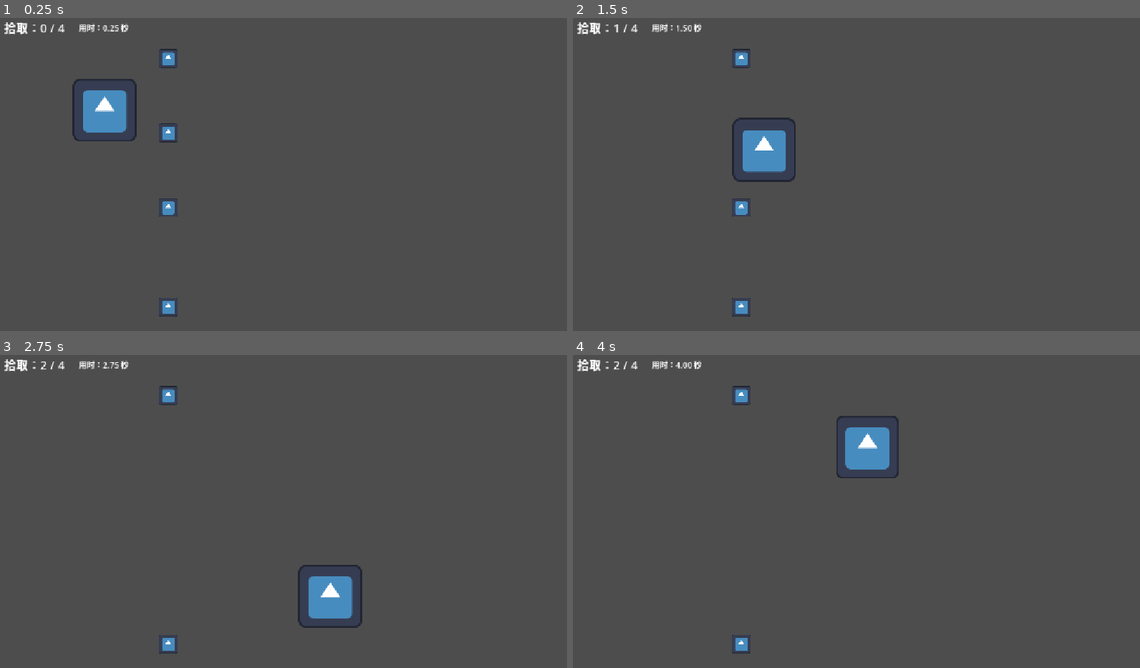
Above: before the commit, frames 1-4 (two rows, left to right).
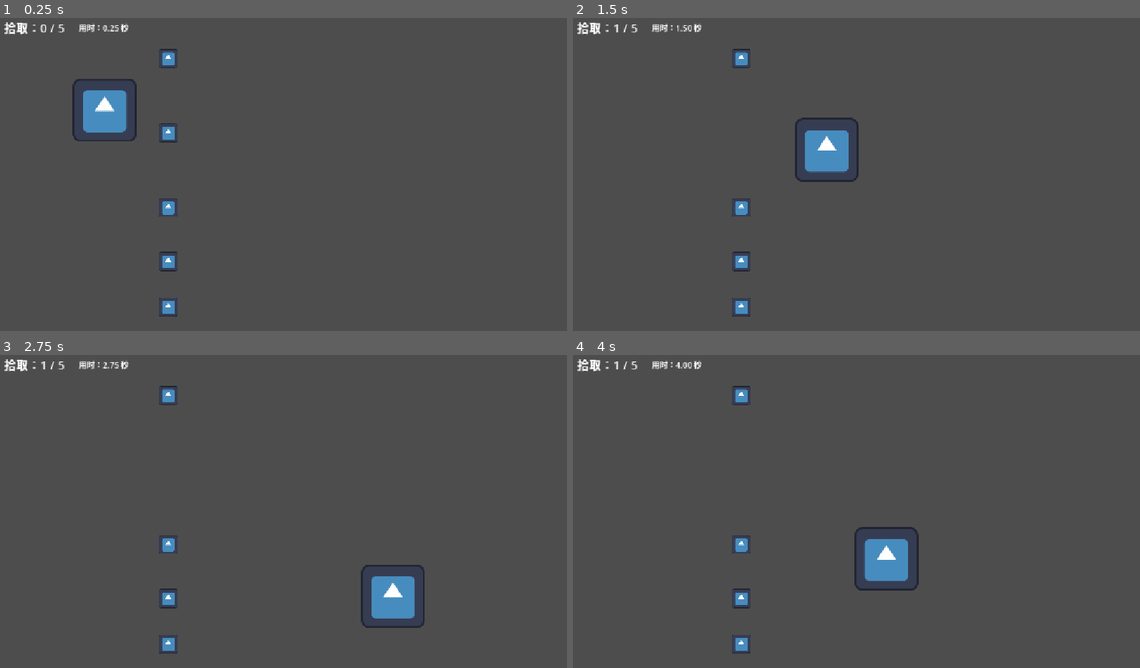
Above: after the commit, the same moments.

Repository: itljc/roguelite-lab
Game: Godot game, scene res://Scene/main.tscn
The game is run twice, just before and just after one commit, with the same random seed, the same clock (stepped at 60 frames per second) and the same inputs. The engine's default icon, where the game draws it, is replaced by a stand-in: a white triangle on a blue panel in a dark square.
Inputs:
- Up to frame 1 (0.25 s): no input
- Up to frame 2 (1.5 s): tap Enter at 0.5 s; hold Right (ui_right) 0.53-1.28 s; hold Down (ui_down) from 1.28 s (still down)
- Up to frame 3 (2.75 s): release Down (ui_down) at 2.03 s; hold Right (ui_right) from 2.03 s (still down)
- Up to frame 4 (4 s): release Right (ui_right) at 2.78 s; hold Up (ui_up) 2.78-3.53 s; hold Left (ui_left) from 3.53 s (still down)

The runs differ from the first frame. In frame 1, 0.1% of the frame differs, in the area x 10-32%, y 2-82%; in frame 2, 2.7%; in frame 3, 2.8%; in frame 4, 2.9%, in the area x 7-61%, y 2-82%.

Commit message:
feat: 自动连接拾取物收集信号。

Diff:
--- a/Scene/main.gd
+++ b/Scene/main.gd
@@ -13,6 +13,9 @@
 
 func _ready() -> void:
 	total_pickups = get_tree().get_nodes_in_group("pickups").size()
+	for pickup in get_tree().get_nodes_in_group("pickups"):
+		if not pickup.is_connected("collected", _on_pickup_collected):
+			pickup.connect("collected", _on_pickup_collected)
 	count_label.text = "拾取：%d / %d" % [pickup_count, total_pickups]
 
 func _process(delta: float) -> void:
--- a/Scene/main.tscn
+++ b/Scene/main.tscn
@@ -17,6 +17,7 @@
 position = Vector2(500, 250)
 
 [node name="CollisionShape2D" type="CollisionShape2D" parent="Wall" unique_id=1614075212]
+position = Vector2(349, -35)
 shape = SubResource("RectangleShape2D_podue")
 
 [node name="Pickup" parent="." unique_id=1108200899 instance=ExtResource("3_3amdw")]
@@ -30,6 +31,9 @@
 
 [node name="Pickup4" parent="." unique_id=956558164 instance=ExtResource("3_3amdw")]
 position = Vector2(350, 600)
+
+[node name="Pickup5" parent="." unique_id=626629114 instance=ExtResource("3_3amdw")]
+position = Vector2(350, 508)
 
 [node name="HUD" type="CanvasLayer" parent="." unique_id=1369468099]
 
